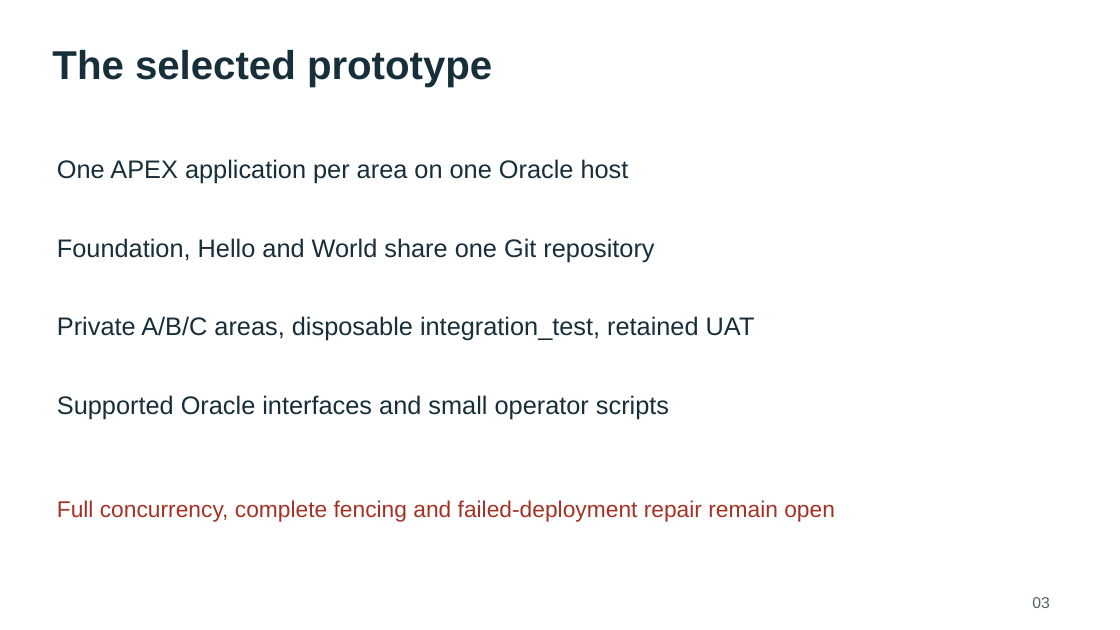
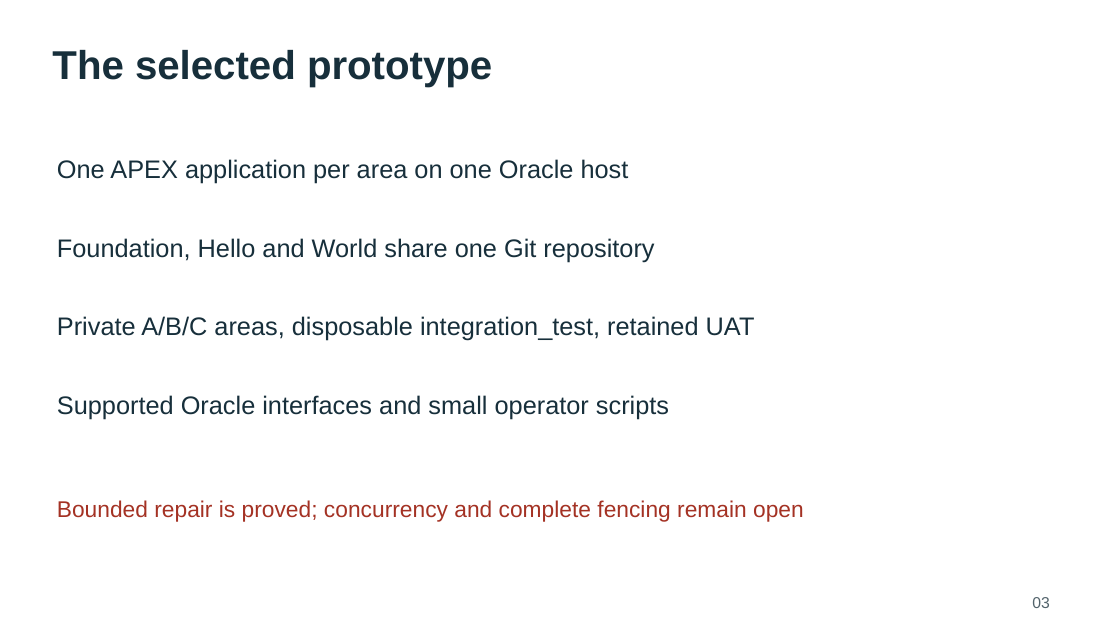
Before and after one commit to rstyczynski/APEX_CICD, a slide deck: slide 3 of progress/E.1/sprint_E.1_increment_demo.pptx. Drawn at 1120x630 pixels with LibreOffice and Linux fonts; fonts in the diff are those of the drawing. Boxes give left, top, right and bottom in pixels: in the first picture for what was removed or moved away, otherwise in the second. Text is boxed around its words. In the diff, an @@ line names an element or a change of style, - is before the commit and + after.

```diff
--- a/progress/E.1/sprint_E.1_increment_demo.pptx
+++ b/progress/E.1/sprint_E.1_increment_demo.pptx
@@ text at box(57, 500, 804, 522): text changed @@
-Full concurrency, complete fencing and failed-deployment repair remain open
+Bounded repair is proved; concurrency and complete fencing remain open
```
Also in this commit, not shown: 9 other slides changed, 1 slide added, 14 other files.
